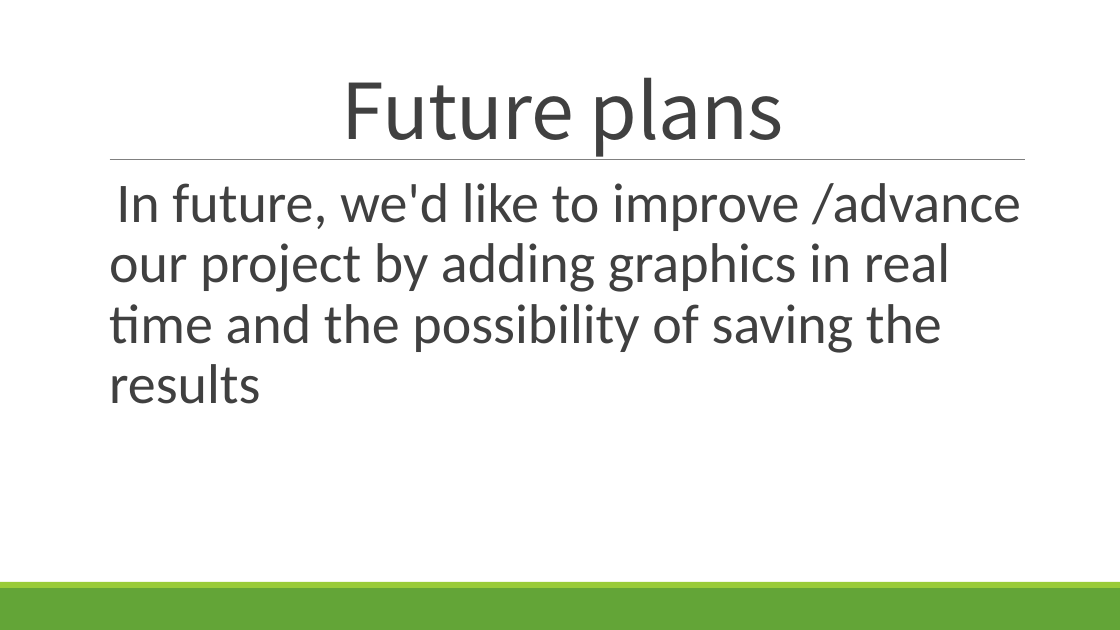
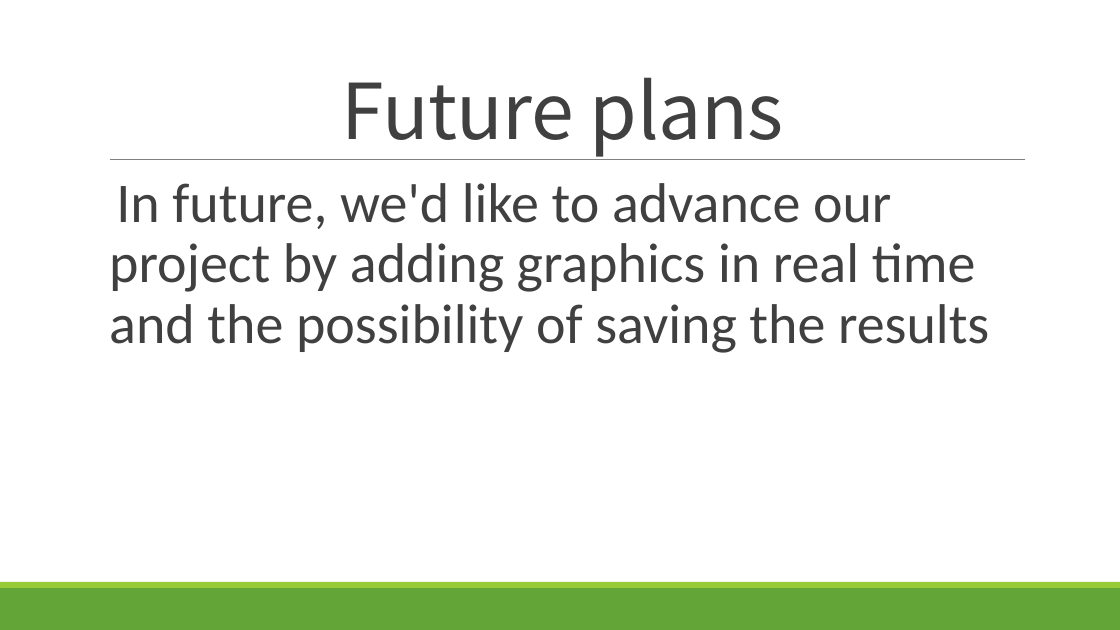
Before and after one commit to UKTC-Robotics/NOIT-Desi-i-Mimeto, a slide deck: slide 6 of based measuring device.pptx. Drawn at 1120x630 pixels with LibreOffice and Linux fonts; fonts in the diff are those of the drawing. Boxes give left, top, right and bottom in pixels: in the first picture for what was removed or moved away, otherwise in the second. Text is boxed around its words. In the diff, an @@ line names an element or a change of style, - is before the commit and + after.

```diff
--- a/based measuring device.pptx
+++ b/based measuring device.pptx
@@ text at (109,183,989,353): text changed @@
-  In future, we'd like to improve /advance our project by adding graphics in real time and the possibility of saving the results
+  In future, we'd like to advance our project by adding graphics in real time and the possibility of saving the results
```
Also in this commit, not shown: 2 other slides changed.
